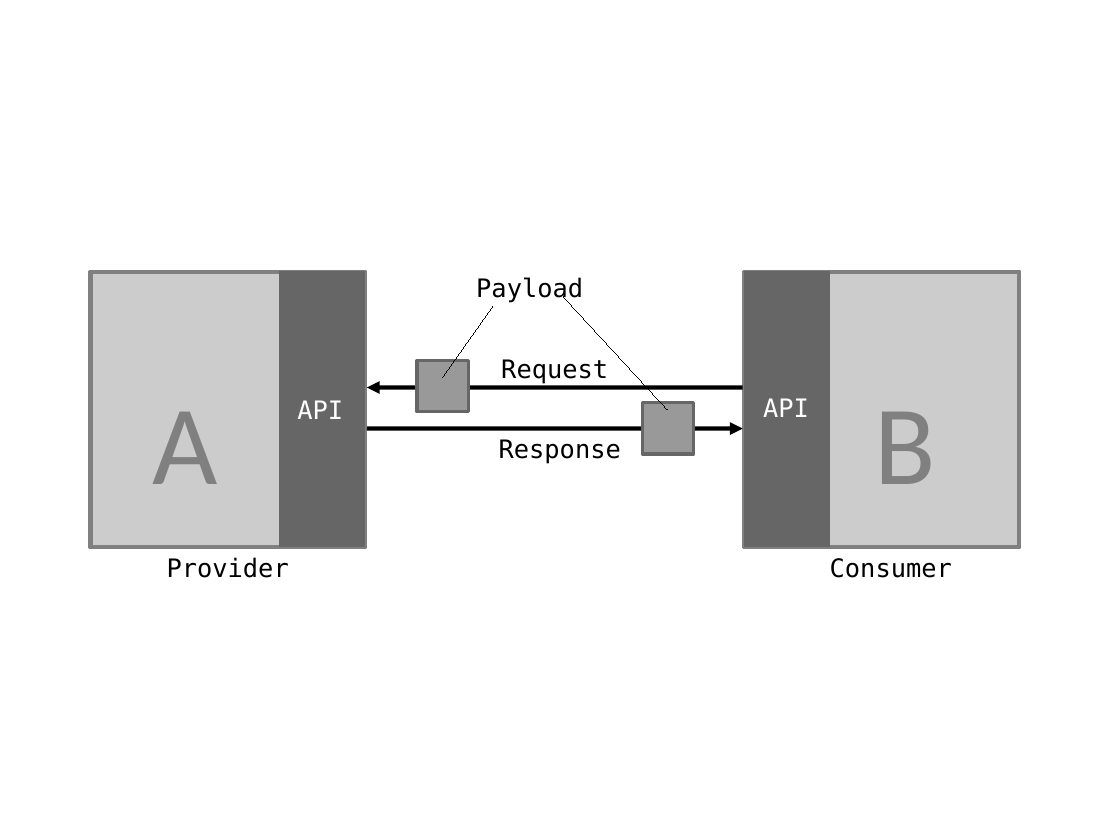
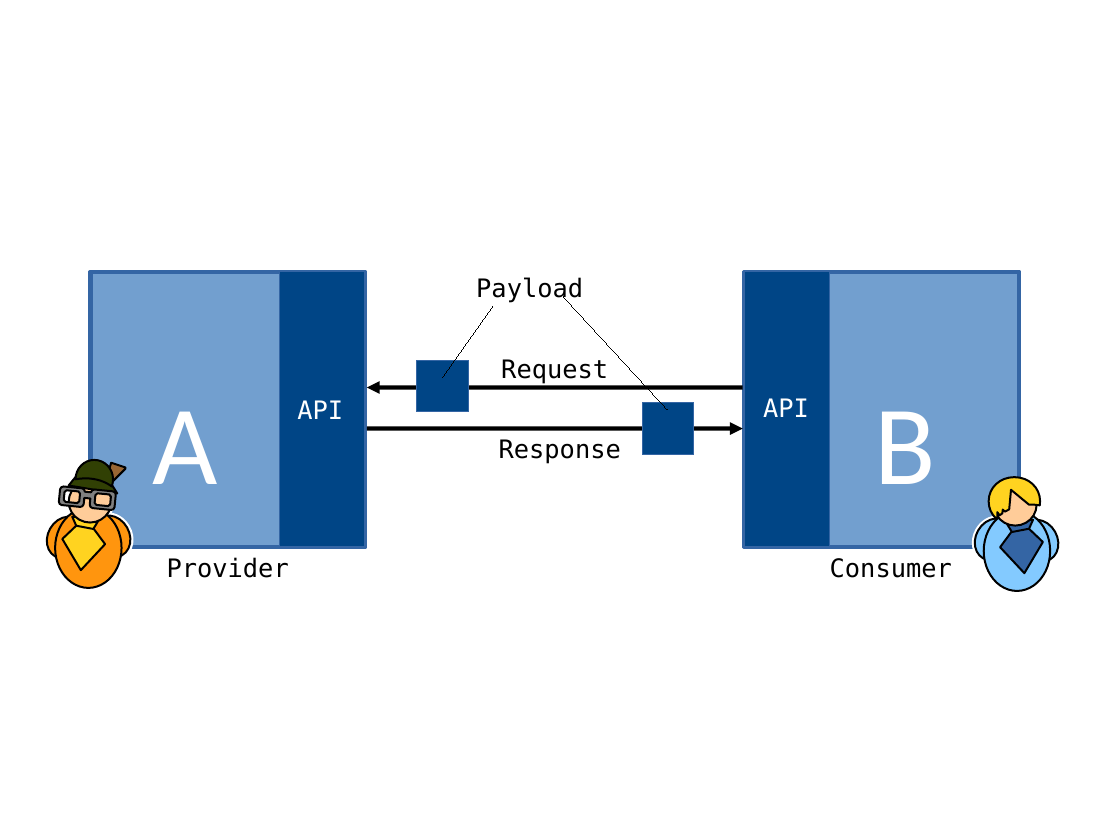
Before and after one commit to xdoo/schema_evolution_demo, a slide deck: slide 5 of Folien.odp (slide 10 before the commit). Drawn at 1120x840 pixels with LibreOffice and Linux fonts; fonts in the diff are those of the drawing. Boxes give left, top, right and bottom in pixels: in the first picture for what was removed or moved away, otherwise in the second. Text is boxed around its words. In the diff, an @@ line names an element or a change of style, - is before the commit and + after.

```diff
--- a/Folien.odp
+++ b/Folien.odp
@@ rectangle at bbox=[90, 272, 365, 547]: fill #CCCCCC to #729FCF @@
@@ rectangle at bbox=[90, 272, 365, 547]: outline #808080 3 pt to #3465A4 3 pt @@
@@ rectangle at bbox=[281, 272, 366, 547]: fill #666666 to #004586; outline #666666 0 pt to #3465A4 0 pt @@
@@ rectangle at bbox=[745, 272, 1019, 547]: fill #CCCCCC to #729FCF @@
@@ rectangle at bbox=[745, 272, 1019, 547]: outline #808080 3 pt to #3465A4 3 pt @@
@@ rectangle at bbox=[745, 272, 830, 547]: fill #666666 to #004586; outline #666666 0 pt to #3465A4 0 pt @@
@@ text "A" at bbox=[153, 411, 218, 484]: text colour #808080 to #FFFFFF @@
@@ rectangle at bbox=[417, 361, 469, 413]: fill #999999 to #004586; outline #666666 2.3 pt to #3465A4 0 pt @@
@@ text "B" at bbox=[875, 411, 936, 484]: text colour #808080 to #FFFFFF @@
@@ rectangle at bbox=[642, 402, 694, 454]: fill #999999 to #004586; outline #666666 2.3 pt to #3465A4 0 pt @@
@@ group added at bbox=[967, 478, 1066, 592]: 4 freeform shapes, 4 ellipses @@
@@ group added at bbox=[39, 460, 138, 588]: 7 freeform shapes, 4 ellipses @@
```
Also in this commit, not shown: 7 other slides changed, 21 slides added, 2 slides removed, 1 other file.
